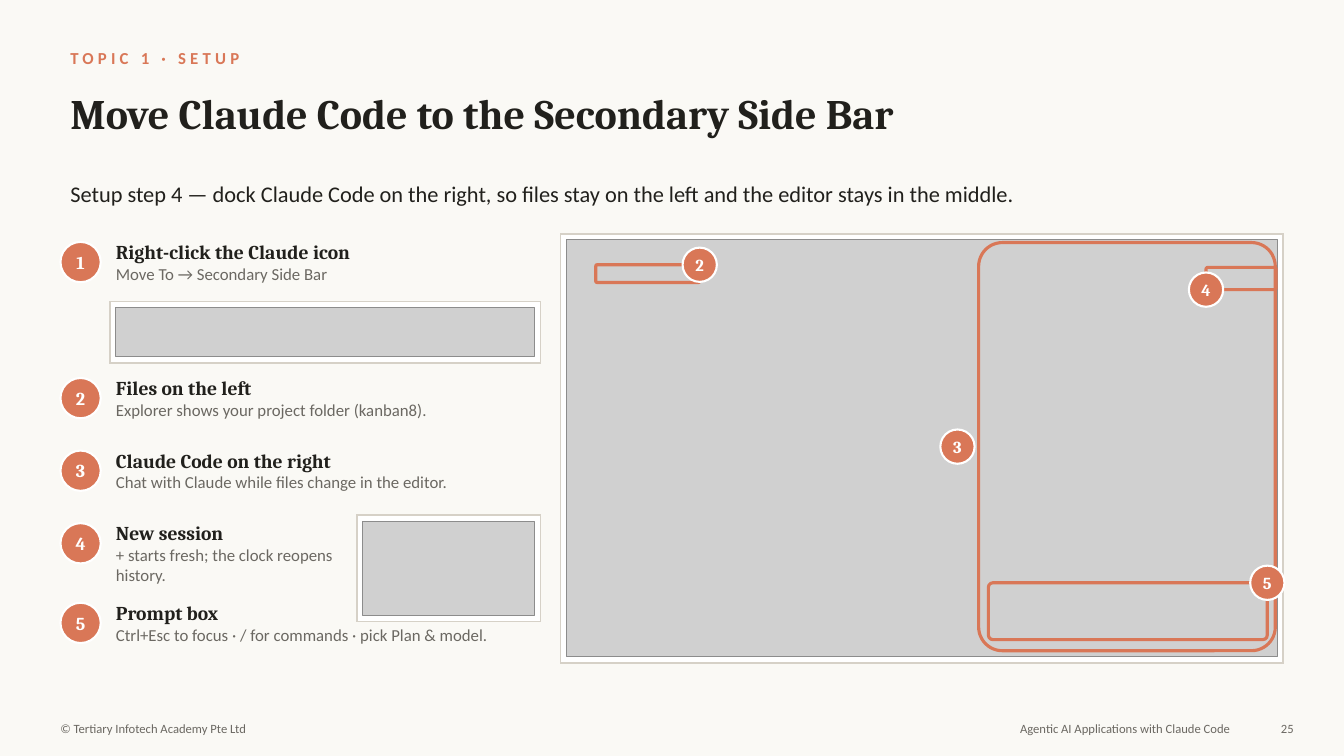
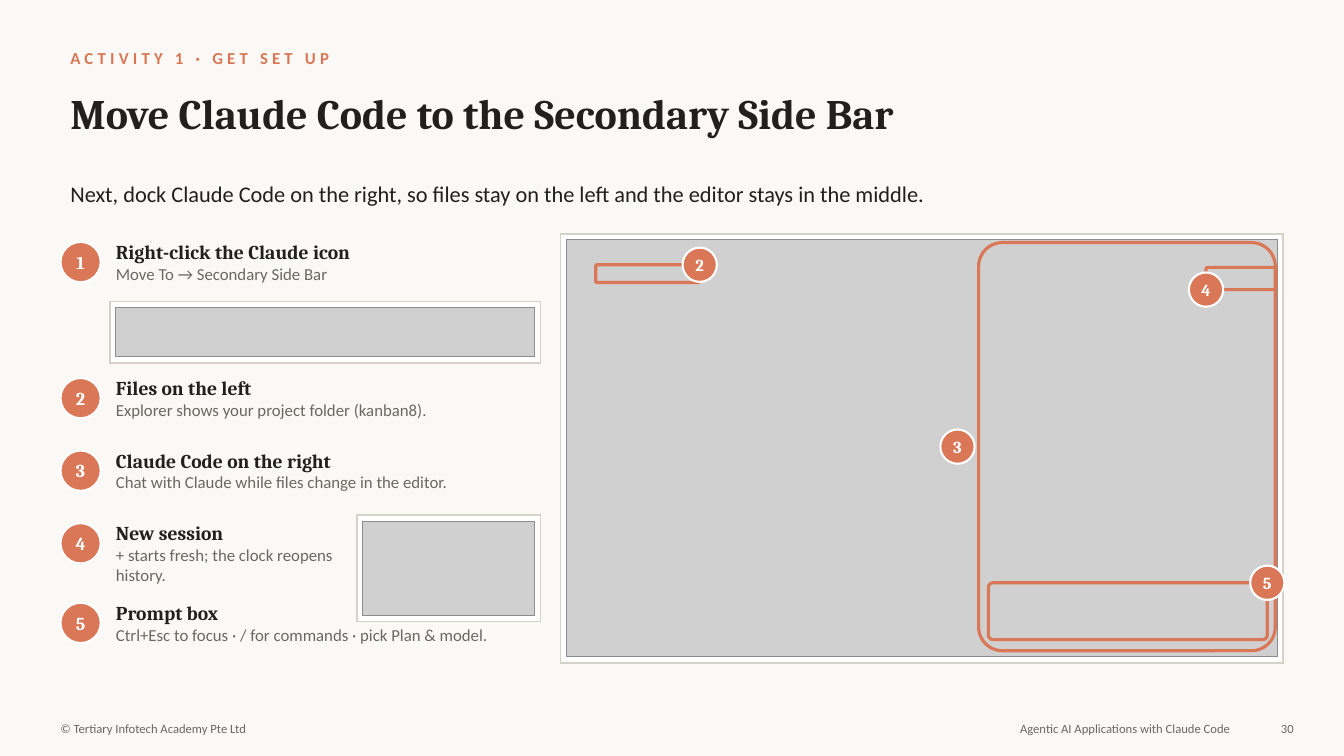
Before and after one commit to tertiarycourses/TGS-2025052468-Agentic-AI-Applications-with-Claude-Code, a slide deck: slide 30 of courseware/Agentic AI Applications with Claude Code - v21.pptx (slide 25 before the commit). Drawn at 1344x756 pixels with LibreOffice and Linux fonts; fonts in the diff are those of the drawing; grey boxes stand for pictures. Boxes give left, top, right and bottom in pixels: in the first picture for what was removed or moved away, otherwise in the second. Text is boxed around its words. In the diff, an @@ line names an element or a change of style, - is before the commit and + after.

```diff
--- a/courseware/Agentic AI Applications with Claude Code - v21.pptx
+++ b/courseware/Agentic AI Applications with Claude Code - v21.pptx
@@ text at (70, 53, 329, 64): text changed @@
-TOPIC 1 · SETUP
+ACTIVITY 1 · GET SET UP
@@ text at (70, 186, 923, 206): text changed @@
-Setup step 4 — dock Claude Code on the right, so files stay on the left and the editor stays in the middle.
+Next, dock Claude Code on the right, so files stay on the left and the editor stays in the middle.
@@ text at (1281, 725, 1294, 733): text changed @@
-25
+30
```
Also in this commit, not shown: 30 other slides changed, 5 other files.
